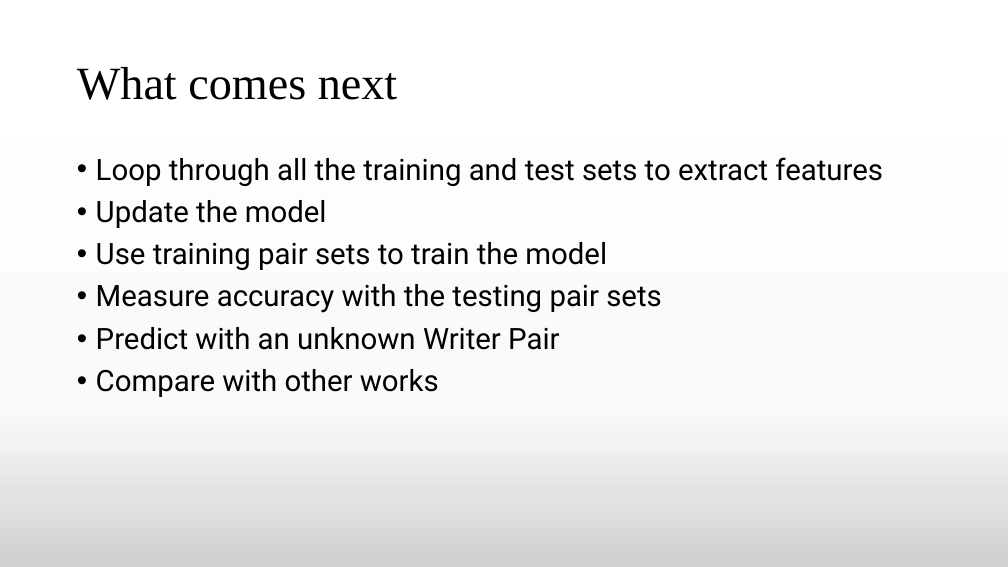
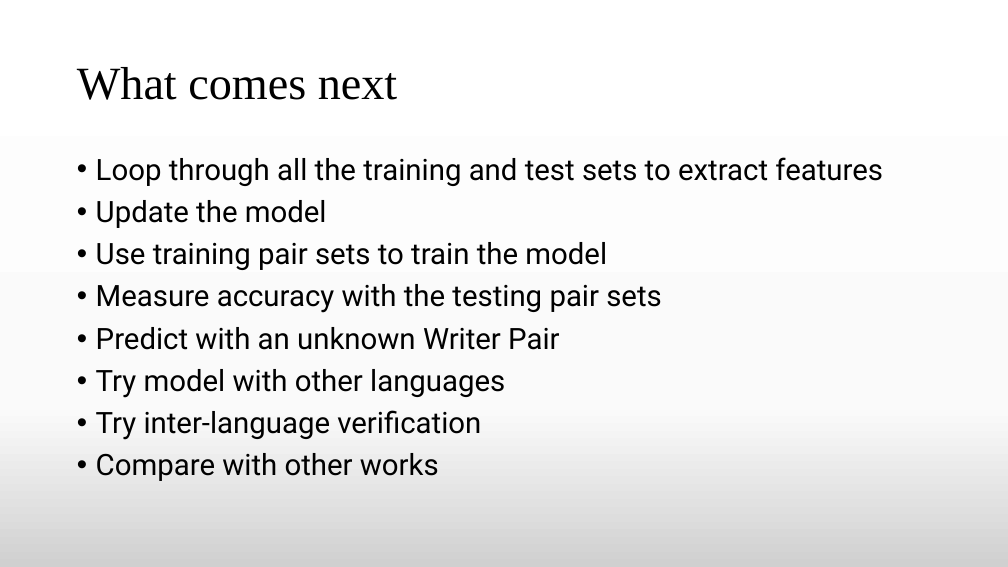
Before and after one commit to TheAnonymousMan/local-language-recognition-gcelt-class-2021, a slide deck: slide 22 of Documentation/4th Year Project Presentation.pptx. Drawn at 1008x567 pixels with LibreOffice and Linux fonts; fonts in the diff are those of the drawing. Boxes give left, top, right and bottom in pixels: in the first picture for what was removed or moved away, otherwise in the second. Text is boxed around its words. In the diff, an @@ line names an element or a change of style, - is before the commit and + after.

```diff
--- a/Documentation/4th Year Project Presentation.pptx
+++ b/Documentation/4th Year Project Presentation.pptx
@@ text at (x1=96, y1=369, x2=505, y2=440): paragraphs added @@
+• Try model with other languages
+• Try inter-language verification
```
Also in this commit, not shown: 2 other slides changed.
